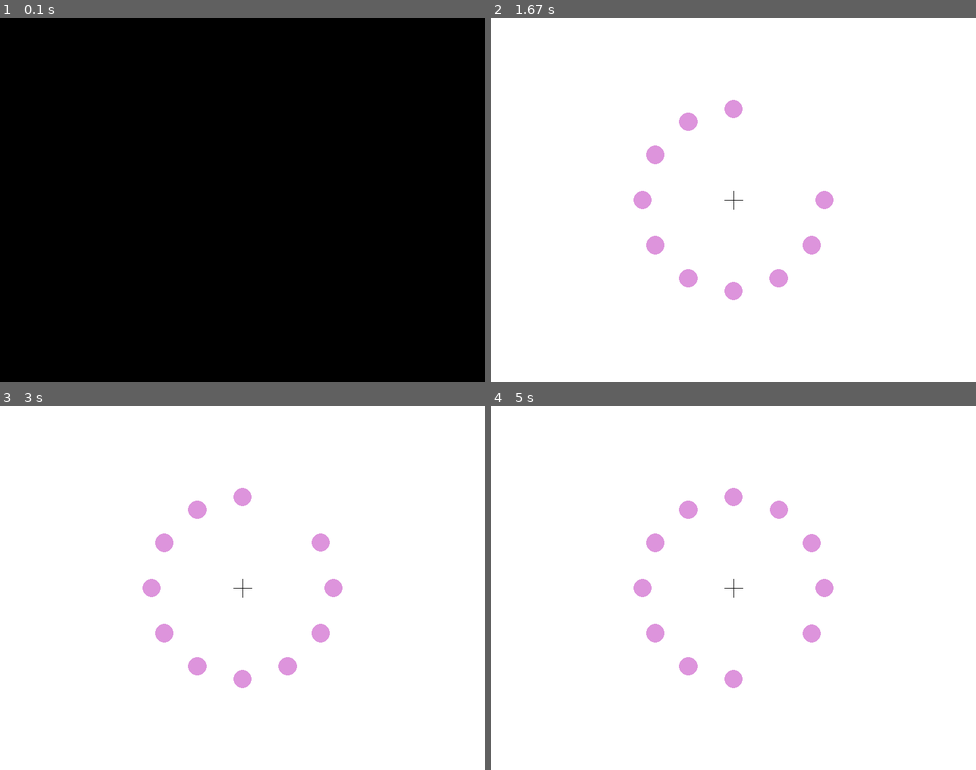
Above: before the commit, frames 1-4 (two rows, left to right).
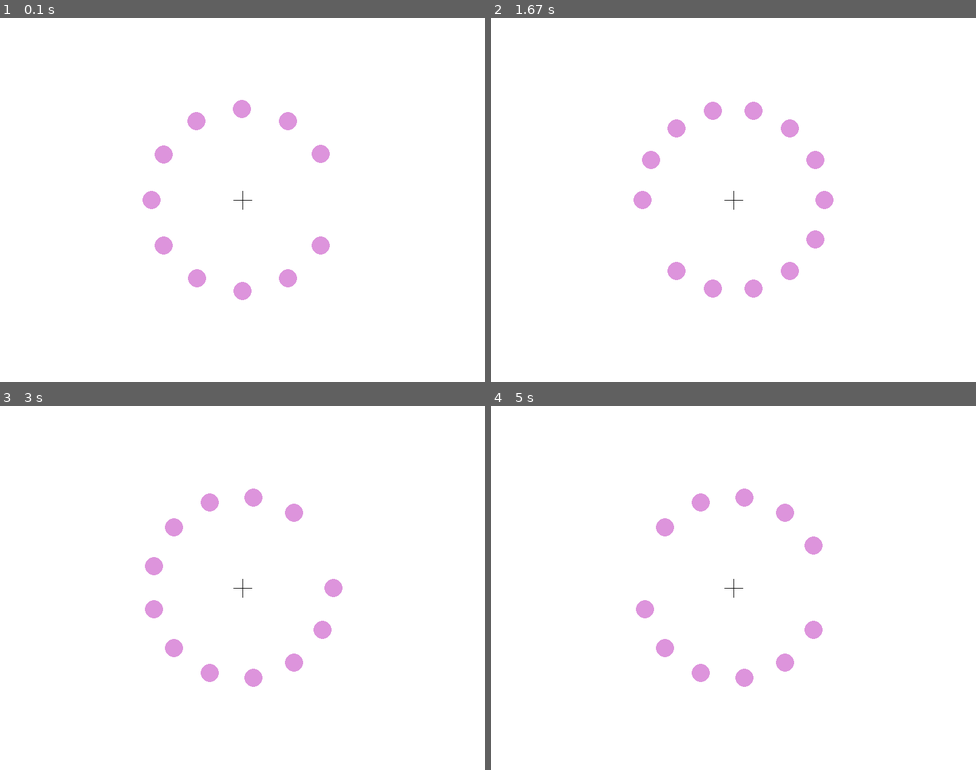
Above: after the commit, the same moments.

Repository: jurnasp/pygame_illusion
Game: pygame game, started from main.py
Two runs of this game, one before a commit and one after it. Both use one fixed random seed, a clock stepped at 60 frames per second and the inputs below.
Inputs:
- Up to frame 1 (0.1 s): no input
- Up to frame 2 (1.67 s): hold Right 0.33-0.8 s; hold Up 0.83-1.3 s; hold Right from 1.33 s (still down)
- Up to frame 3 (3 s): release Right at 1.9 s; hold Left 1.93-2.55 s; hold Down from 2.58 s (still down)
- Up to frame 4 (5 s): release Down at 3.22 s; hold Left 3.25-3.9 s; hold Right from 4.65 s (still down)

The runs differ from the first frame. In frame 1, 100% of the frame differs, in the area x 0-100%, y 0-100%; in frame 2, 2.3%; in frame 3, 2.5%; in frame 4, 2.4%.

Commit message:
Add nicer implementation

Diff:
--- a/main.py
+++ b/main.py
@@ -2,34 +2,140 @@
 import pygame
 
 pygame.init()
-scrn = pygame.display.set_mode([800, 600])
 pygame.display.set_caption("illusioon")
-scrn.fill([255, 255, 255])
-pygame.draw.line(scrn, [0, 0, 0], [385, 300], [415, 300])  # loob risti ekraani keskele
-pygame.draw.line(scrn, [0, 0, 0], [400, 285], [400, 315])
-sx = 90  # loob ringi punktide leidmiseks x telje punkti(A1)
-sy = 0  # loob ringi punktide leidmiseks y telje punkti(A2)
-a = 0  # loob muutuja mis loeb kui palju tsukleid on tehtud
-z = 13
-running = True
-while running:
-    a += 1  # xtelje algus punkt(x=B1/y=B2)+sin(A1)*rad/sin(90)  x+sin(Ax)*rad/sin(taisnurk/90)
-    x = 400 + int(math.sin(math.radians(sx)) * 150 / math.sin(math.radians(90)))
-    y = 300 + int(math.sin(math.radians(sy)) * 150 / math.sin(math.radians(90)))
-    pygame.draw.circle(scrn, [221, 148, 220], [x, y], 15)  # loob ringi leitud kordinaatidega
-    sx += 30  # lisab 30 kraadi sest, 360/12=30
-    sy += 30
-    if a == z:  # kui tsuklite arv on 13 siis v�rvib 13-nda ringi valgeks
-        pygame.draw.circle(scrn, [255, 255, 255], [x, y], 16)  # loob valge ringi
-        pygame.time.delay(500)  # ootab 500ms
-        a = 0  # taaskuivitab tsuklite lugemise tagasi 0-i
-        pygame.display.flip()  # varskendab ekraani
-    for i in pygame.event.get():
-        if i.type == pygame.QUIT:
-            running = False
-        elif i.type == pygame.KEYDOWN:
-            if i.key == pygame.K_LEFT:
-                z = 13
-            if i.key == pygame.K_RIGHT:
-                z = 11
-pygame.quit()
+screen = pygame.display.set_mode([800, 600])
+
+purple = [221, 148, 220]
+white = [255, 255, 255]
+
+delay_step = 25
+delay = 250
+
+
+class Circle:
+    x: float
+    y: float
+
+    color: list
+    radius: float
+
+    def __init__(self, x: float, y: float, color: list, radius: float):
+        self.x = x
+        self.y = y
+        self.color = color
+        self.radius = radius
+
+    def set_color(self, color: list):
+        self.color = color
+
+    def draw(self):
+        pygame.draw.circle(screen, self.color, [self.x, self.y], self.radius)
+
+
+class Shapes:
+    shapes = []
+
+    def add_shape(self, shape):
+        self.shapes.append(shape)
+
+    def pop(self):
+        if not self.is_empty():
+            self.shapes.pop()
+
+    def is_empty(self):
+        return len(self.shapes) == 0
+
+    def draw(self):
+        for shape in self.shapes:
+            shape.draw()
+
+
+class Circles(Shapes):
+    __right_angle = math.sin(math.radians(90))
+    __current_index = 0
+
+    def __init__(self, count):
+        for i in range(count):
+            self.shapes.append(self.__create_circle())
+        self.__recalculate_shape_positions(count)
+
+    @staticmethod
+    def __create_circle():
+        return Circle(0, 0, purple, 15)
+
+    def __recalculate_shape_positions(self, count):
+        degrees_between = 360 / count
+
+        for i in range(len(self.shapes)):
+            x = math.sin(math.radians(90 + (i * degrees_between))) * 150 / self.__right_angle
+            y = math.sin(math.radians(0 + (i * degrees_between))) * 150 / self.__right_angle
+
+            self.shapes[i].x = 400 + x
+            self.shapes[i].y = 300 + y
+
+    def add(self):
+        super().add_shape(self.__create_circle())
+        self.__recalculate_shape_positions(len(self.shapes))
+
+    def pop(self):
+        super().pop()
+        self.__recalculate_shape_positions(len(self.shapes))
+
+    def shift_colors(self):
+        if self.is_empty():
+            return
+
+        count = len(self.shapes)
+
+        current = self.__current_index % count
+        last = (self.__current_index - 1) % count
+
+        self.shapes[current].set_color(white)
+        self.shapes[last].set_color(purple)
+
+        self.shapes[current].draw()
+        self.shapes[last].draw()
+
+        self.__current_index += 1
+
+
+def draw_background():
+    screen.fill(white)
+    pygame.draw.line(screen, [0, 0, 0], [385, 300], [415, 300])
+    pygame.draw.line(screen, [0, 0, 0], [400, 285], [400, 315])
+
+
+if __name__ == '__main__':
+    draw_background()
+
+    circles_object = Circles(12)
+    circles_object.draw()
+
+    running = True
+    while running:
+        for event in pygame.event.get():
+            if event.type == pygame.QUIT:
+                running = False
+            elif event.type == pygame.KEYDOWN:
+                if event.key == pygame.K_ESCAPE:
+                    running = False
+                elif event.key == pygame.K_LEFT:
+                    draw_background()
+                    circles_object.pop()
+                    circles_object.draw()
+                elif event.key == pygame.K_RIGHT:
+                    draw_background()
+                    circles_object.add()
+                    circles_object.draw()
+                elif event.key == pygame.K_UP:
+                    if delay - delay_step > 0:
+                        delay -= delay_step
+                elif event.key == pygame.K_DOWN:
+                    delay += delay_step
+        else:
+            circles_object.shift_colors()
+
+        pygame.display.flip()
+        pygame.time.delay(delay)
+
+    pygame.quit()
Not shown, changed: .gitignore
Not shown, changed: tags
